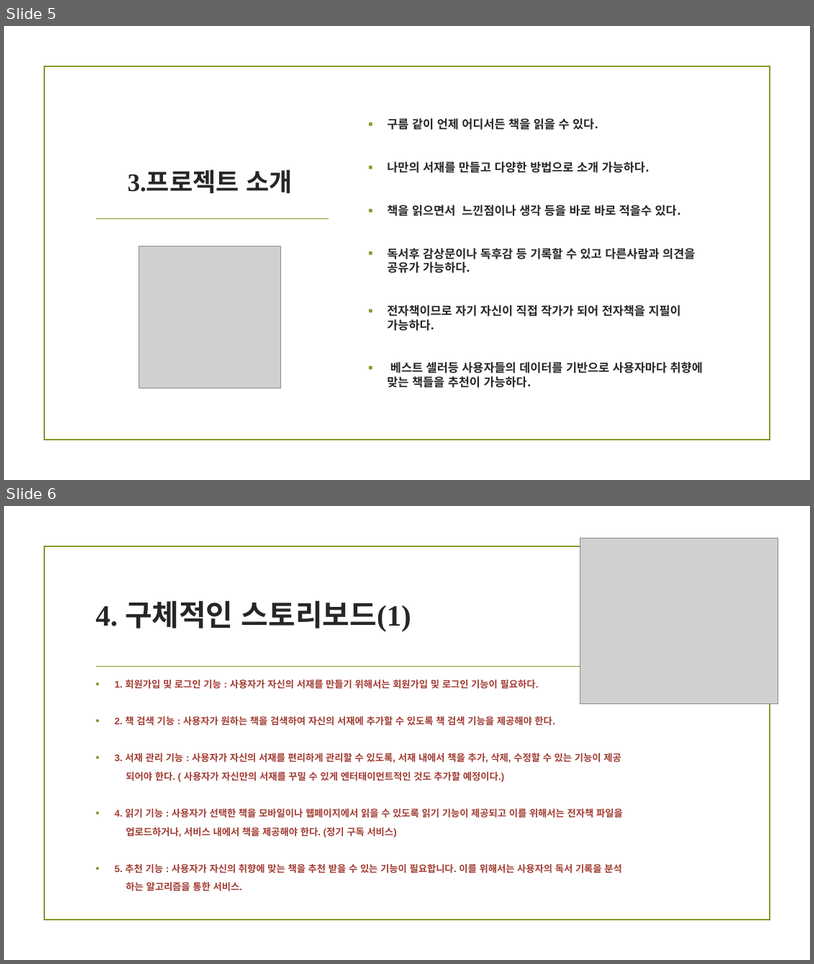
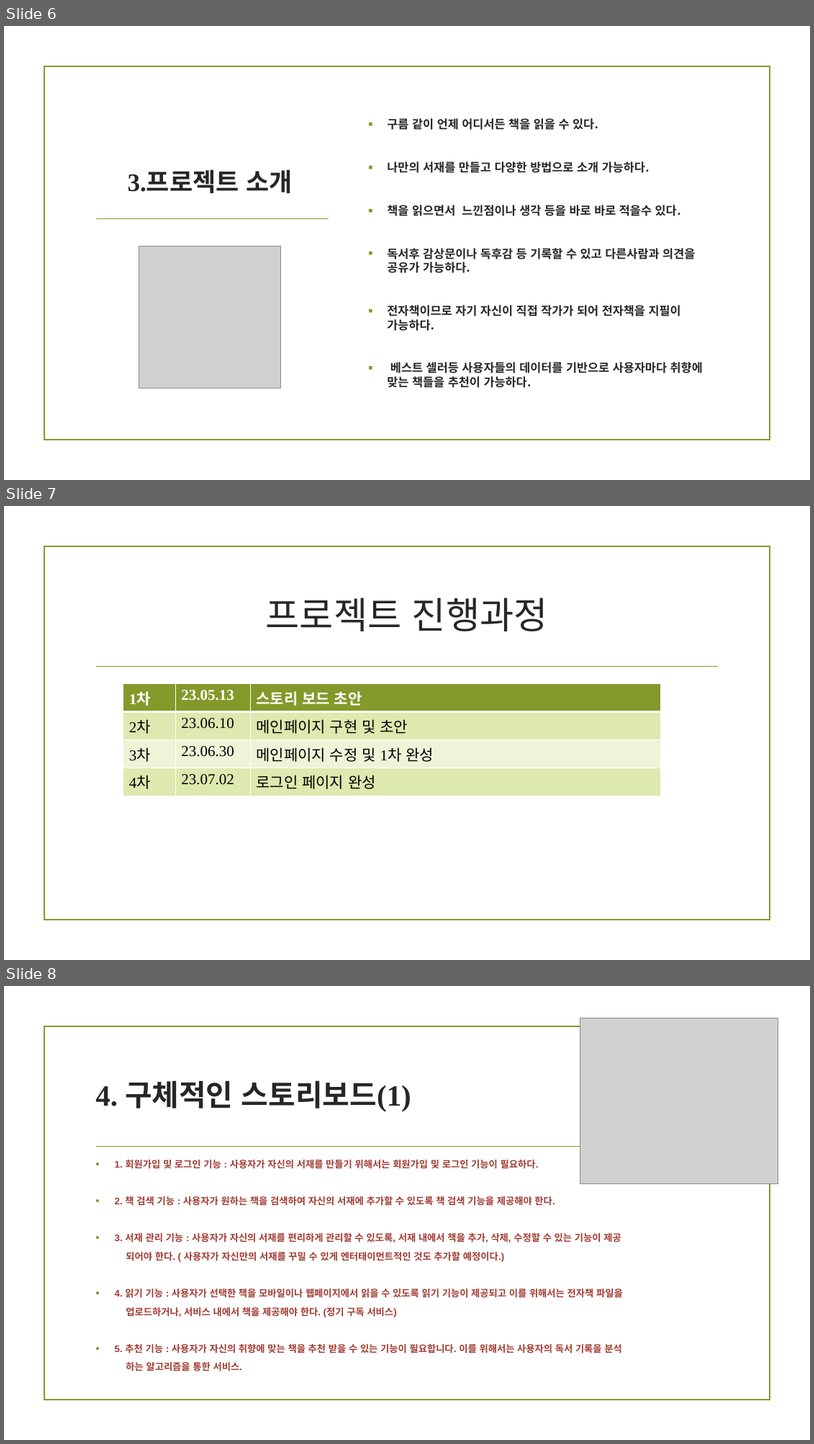
Before and after one commit to duddnr3618/front-end-project01, a slide deck: 22.최영욱Book.pptx. Shown one above the other, each under a label of ours: slides 5 and 6 before the commit, slides 6, 7 and 8 after it. The pictures are 814x964 and 814x1444 pixels, drawn with LibreOffice and Linux fonts; fonts in the diff are those of the drawing; grey boxes stand for pictures; background and template pictures are left out. Boxes give left, top, right and bottom in pixels: in the first picture for what was removed or moved away, otherwise in the second. Text is boxed around its words. In the diff, an @@ line names an element or a change of style, - is before the commit and + after.

Commit message:
23.07.03 프론트엔드 프로젝트 집에서 커밋

```diff
--- a/22.최영욱Book.pptx
+++ b/22.최영욱Book.pptx
@@ slide 7 added at (4, 506, 810, 960), background picture (left out); not listed: 2 template elements that a slide beside it also shows @@
@@ title added at (266, 597, 548, 631), 44 pt, text #262626 @@
+프로젝트 진행과정
@@ table added at (124, 684, 661, 792), 4 rows, 3 columns @@
+1차 | 23.05.13 | 스토리 보드 초안
+2차 | 23.06.10 | 메인페이지 구현 및 초안
+3차 | 23.06.30 | 메인페이지 수정 및 1차 완성
+4차 | 23.07.02 | 로그인 페이지 완성
@@ what was slide 5 is now slide 6 @@
@@ what was slide 6 is now slide 8 @@
```
Also in this commit, not shown: 4 other slides added, 3 other files.
